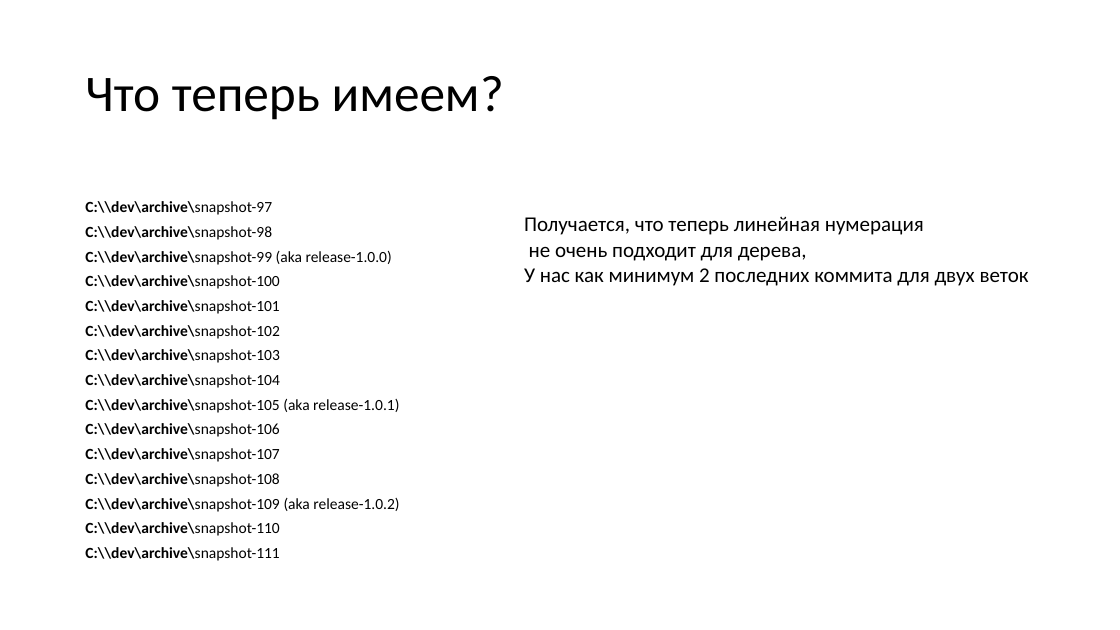
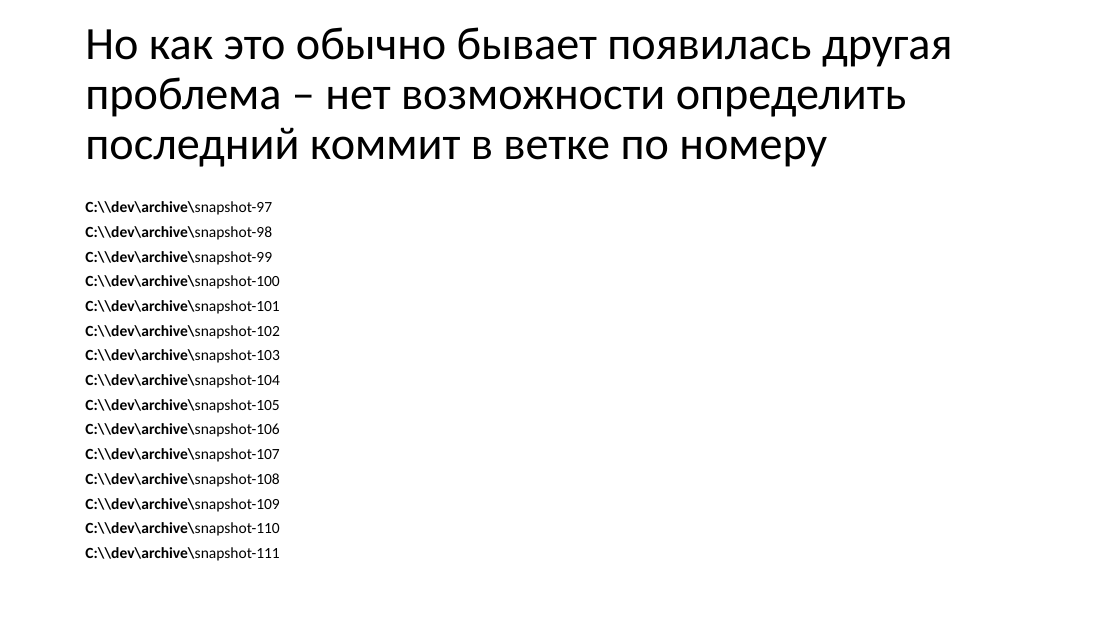
Before and after one commit to dzmitry-varabei/front-end-course, a slide deck: slide 26 of git-commit-code-review/Presentation1.pptx (slide 21 before the commit). Drawn at 1120x630 pixels with LibreOffice and Linux fonts; fonts in the diff are those of the drawing. Boxes give left, top, right and bottom in pixels: in the first picture for what was removed or moved away, otherwise in the second. Text is boxed around its words. In the diff, an @@ line names an element or a change of style, - is before the commit and + after.

Commit message:
new version

```diff
--- a/git-commit-code-review/Presentation1.pptx
+++ b/git-commit-code-review/Presentation1.pptx
@@ title at (85,27,952,167): text changed; size 44 to 39.6 pt @@
-Что теперь имеем?
+Но как это обычно бывает появилась другая проблема – нет возможности определить последний коммит в ветке по номеру
@@ text removed at (524,216,1029,286) @@
-Получается, что теперь линейная нумерация
-не очень подходит для дерева,
-У нас как минимум 2 последних коммита для двух веток
@@ text at (85,251,272,265): text changed; bold on @@
-С:\\dev\archive\snapshot-99 (aka release-1.0.0)
+С:\\dev\archive\snapshot-99
@@ text at (85,399,279,413): text changed; bold on @@
-С:\\dev\archive\snapshot-105 (aka release-1.0.1)
+С:\\dev\archive\snapshot-105
@@ text at (85,498,279,512): text changed; bold on @@
-С:\\dev\archive\snapshot-109 (aka release-1.0.2)
+С:\\dev\archive\snapshot-109
```
Also in this commit, not shown: 9 other slides changed, 6 slides added, 1 slide removed.
